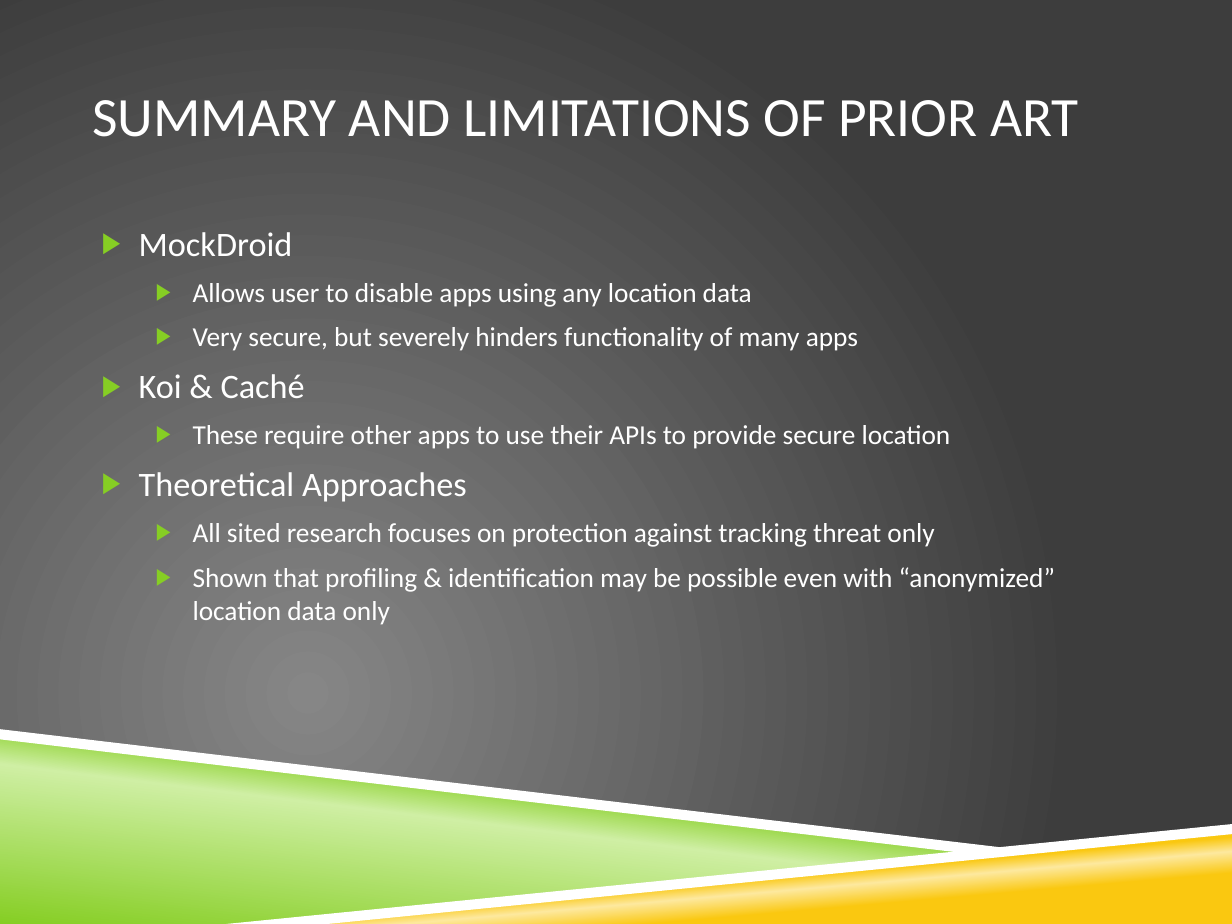
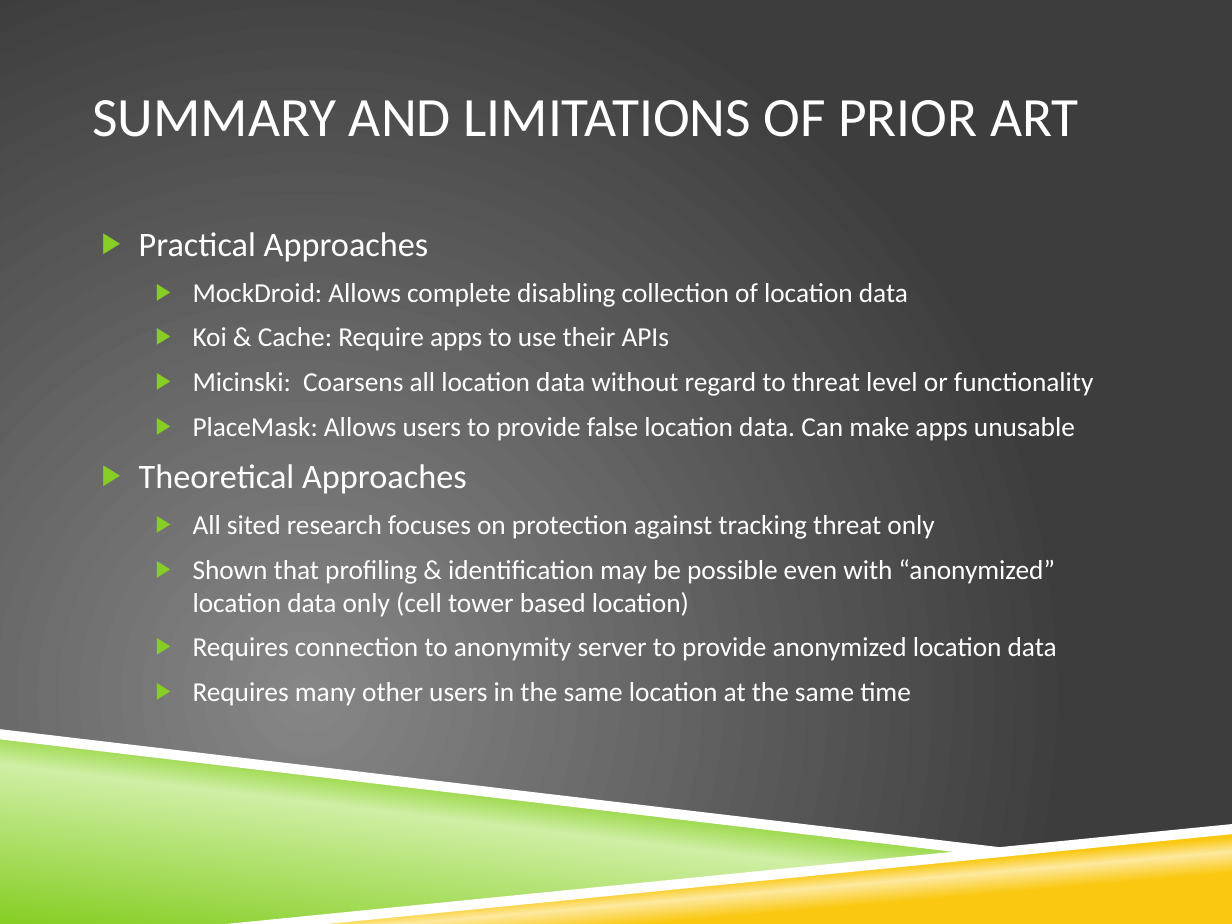
Before and after one commit to vfasburg/cse_825, a slide deck: slide 3 of PaperPresentation/Paper_Presentation_Fasburg_Reiff_Thomas.pptx. Drawn at 1232x924 pixels with LibreOffice and Linux fonts; fonts in the diff are those of the drawing; background and template pictures are left out. Boxes give left, top, right and bottom in pixels: in the first picture for what was removed or moved away, otherwise in the second. Text is boxed around its words. In the diff, an @@ line names an element or a change of style, - is before the commit and + after.

Commit message:
Fixed up my slides

```diff
--- a/PaperPresentation/Paper_Presentation_Fasburg_Reiff_Thomas.pptx
+++ b/PaperPresentation/Paper_Presentation_Fasburg_Reiff_Thomas.pptx
@@ text at (139,232,1094,441): text changed @@
-▶ MockDroid
-  ▶ Allows user to disable apps using any location data
-  ▶ Very secure, but severely hinders functionality of many apps
-▶ Koi & Caché
-  ▶ These require other apps to use their APIs to provide secure location
+▶ Practical Approaches
+  ▶ MockDroid: Allows complete disabling collection of location data
+  ▶ Koi & Cache: Require apps to use their APIs
+  ▶ Micinski: Coarsens all location data without regard to threat level or functionality
+  ▶ PlaceMask: Allows users to provide false location data. Can make apps unusable
@@ text at (193,559,1057,706): text changed @@
-  ▶ Shown that profiling & identification may be possible even with “anonymized” location data only
+  ▶ Shown that profiling & identification may be possible even with “anonymized” location data only (cell tower based location)
+  ▶ Requires connection to anonymity server to provide anonymized location data
+  ▶ Requires many other users in the same location at the same time
```
Also in this commit, not shown: 1 other slide changed.
